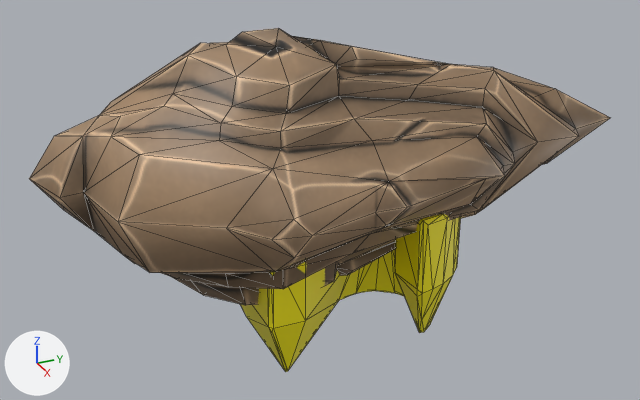
The FBX model Astromega/Assets/astn2.fbx: old version first, new version second.
One viewpoint serves both versions: a 50 mm lens placed at (1.234, -0.598, 0.86), pointed at (0.006, -0.046, 0.247). Arrows for +X, +Y and +Z are at lower left; the lights stay in place. The older version comes first. Mesh edges are drawn as thin lines. Where no turn or scale is listed for an object, it has been applied to the vertices.

In view in the first picture: 'node_id34', 'node_id62'.
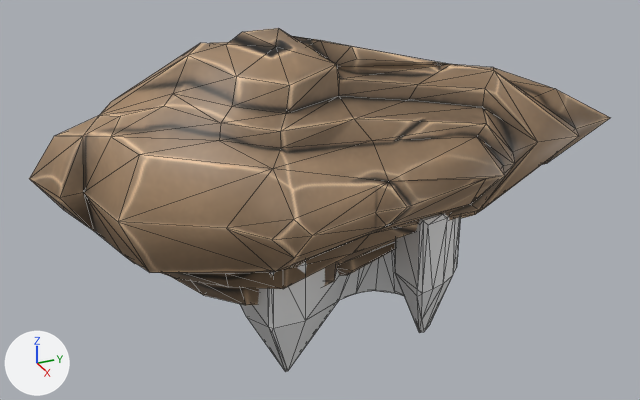
The change in detail:
me_mesh_id35_001 has 127 vertices, 250 faces and spans x -0.33..-0.062, y 0.078..0.47, z -0.293..-0.044.
me_mesh_id35_001 no longer uses material mat_astn2m (picture img_astn2t_png).

Changed parts and their boxes [x1, y1, x2, y2] in the pictures (640 x 400 px):
'node_id34', recoloured (yellow to white)
    both: [240, 214, 461, 372]
